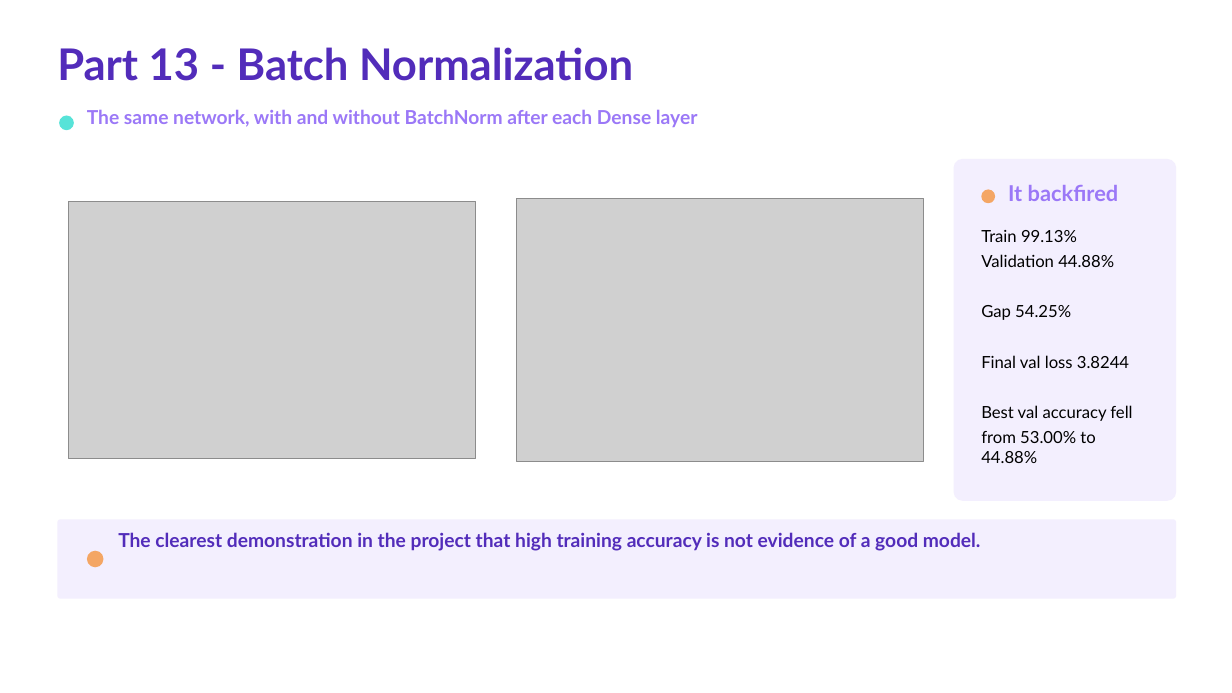
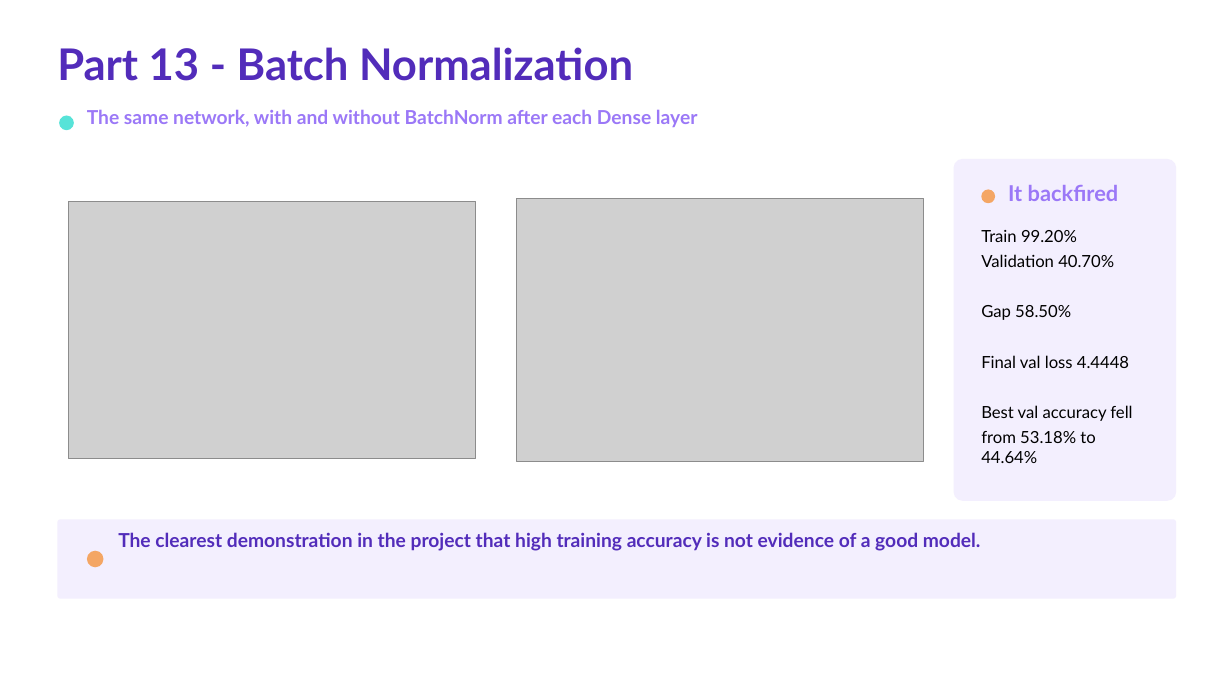
Before and after one commit to khaliddosari/Deep-Learning-Project-Tuwaiq, a slide deck: slide 13 of Docs/Deep Learning Capstone Presentation.pptx. Drawn at 1232x693 pixels with LibreOffice and Linux fonts; fonts in the diff are those of the drawing; grey boxes stand for pictures. Boxes give left, top, right and bottom in pixels: in the first picture for what was removed or moved away, otherwise in the second. Text is boxed around its words. In the diff, an @@ line names an element or a change of style, - is before the commit and + after.

```diff
--- a/Docs/Deep Learning Capstone Presentation.pptx
+++ b/Docs/Deep Learning Capstone Presentation.pptx
@@ text at bbox=[981, 230, 1129, 368]: text changed @@
-Train 99.13%
-Validation 44.88%
-Gap 54.25%
-Final val loss 3.8244
+Train 99.20%
+Validation 40.70%
+Gap 58.50%
+Final val loss 4.4448
@@ text at bbox=[981, 431, 1095, 463]: text changed @@
-from 53.00% to 44.88%
+from 53.18% to 44.64%
```
Also in this commit, not shown: 10 other slides changed, 38 other files.
